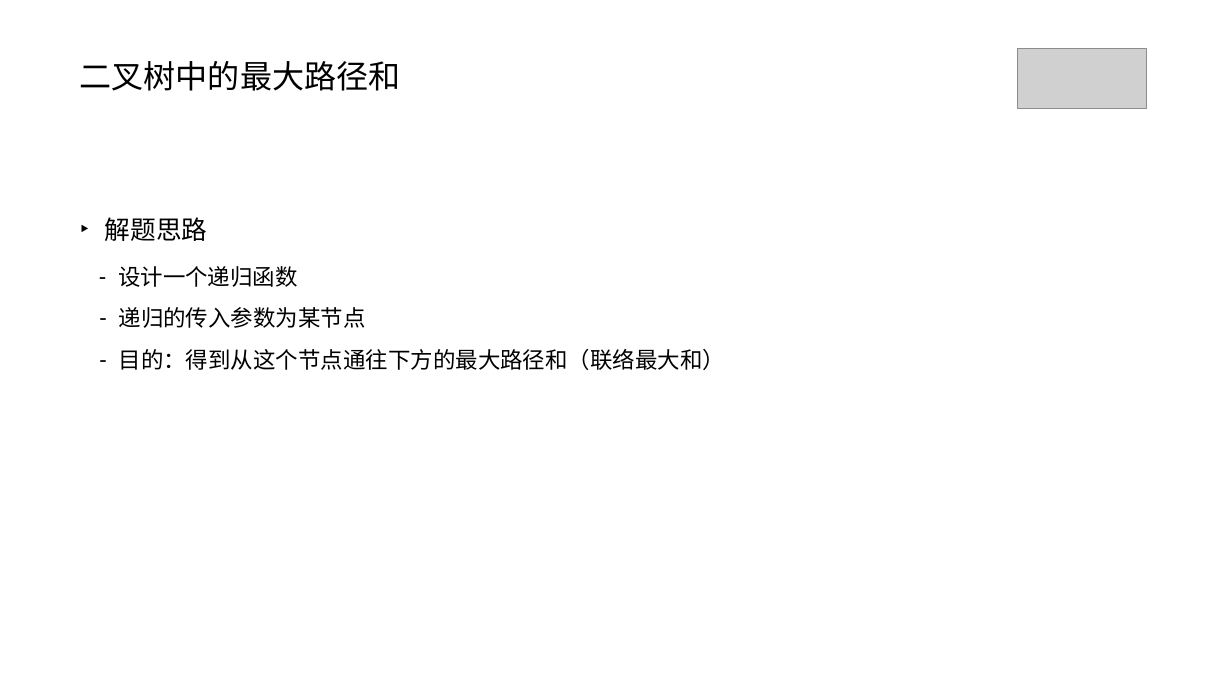
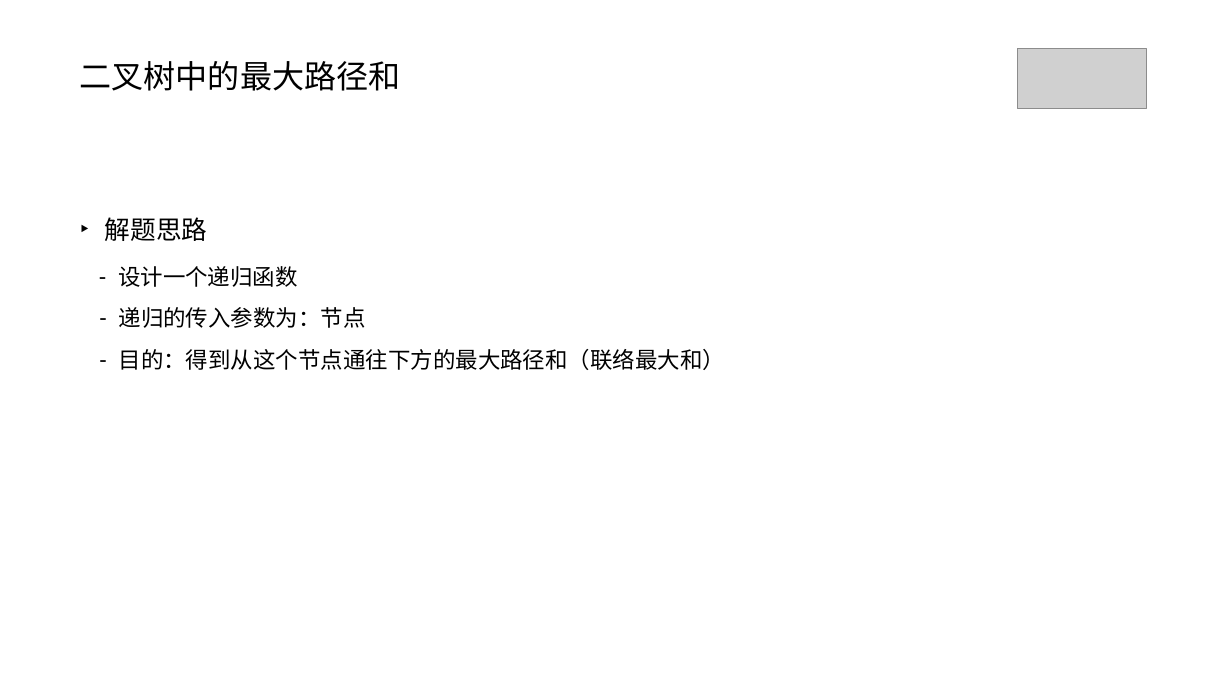
Before and after one commit to AhJo53589/leetcode-cn, a slide deck: slide 7 of problems/binary-tree-maximum-path-sum/124. binary-tree-maximum-path-sum.pptx. Drawn at 1232x693 pixels with LibreOffice and Linux fonts; fonts in the diff are those of the drawing; grey boxes stand for pictures. Boxes give left, top, right and bottom in pixels: in the first picture for what was removed or moved away, otherwise in the second. Text is boxed around its words. In the diff, an @@ line names an element or a change of style, - is before the commit and + after.

```diff
--- a/problems/binary-tree-maximum-path-sum/124. binary-tree-maximum-path-sum.pptx
+++ b/problems/binary-tree-maximum-path-sum/124. binary-tree-maximum-path-sum.pptx
@@ text at bbox=[119, 307, 366, 328]: text changed @@
-      – 递归的传入参数为某节点
+      – 递归的传入参数为：节点
```
Also in this commit, not shown: 1 other slide changed, 2 other files.
